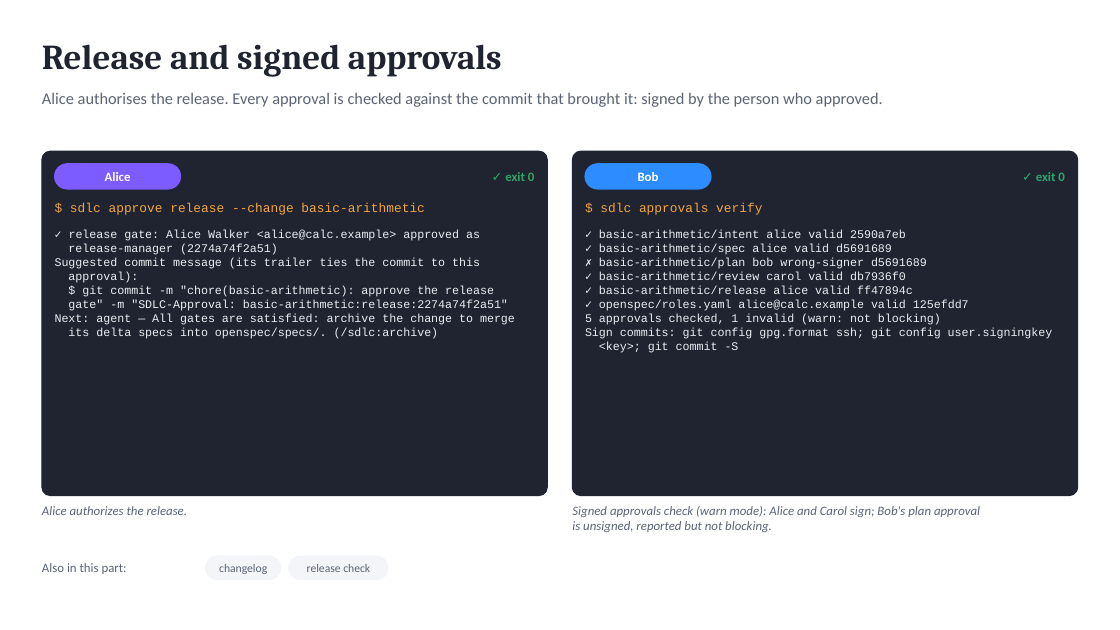
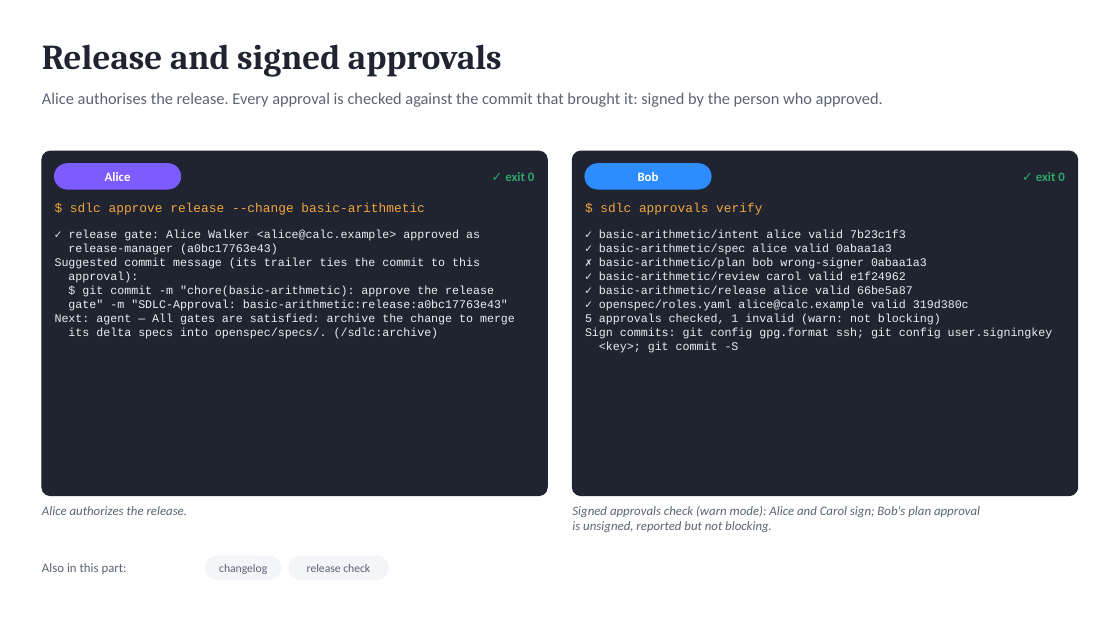
Before and after one commit to marin-ai-tech/sdlc, a slide deck: slide 13 of docs/demo/sdlc-calculator-demo.en.pptx. Drawn at 1120x630 pixels with LibreOffice and Linux fonts; fonts in the diff are those of the drawing. Boxes give left, top, right and bottom in pixels: in the first picture for what was removed or moved away, otherwise in the second. Text is boxed around its words. In the diff, an @@ line names an element or a change of style, - is before the commit and + after.

```diff
--- a/docs/demo/sdlc-calculator-demo.en.pptx
+++ b/docs/demo/sdlc-calculator-demo.en.pptx
@@ text at box(599, 230, 969, 311): text changed @@
-✓ basic-arithmetic/intent alice valid 2590a7eb
-✓ basic-arithmetic/spec alice valid d5691689
-✗ basic-arithmetic/plan bob wrong-signer d5691689
-✓ basic-arithmetic/review carol valid db7936f0
-✓ basic-arithmetic/release alice valid ff47894c
-✓ openspec/roles.yaml alice@calc.example valid 125efdd7
+✓ basic-arithmetic/intent alice valid 7b23c1f3
+✓ basic-arithmetic/spec alice valid 0abaa1a3
+✗ basic-arithmetic/plan bob wrong-signer 0abaa1a3
+✓ basic-arithmetic/review carol valid e1f24962
+✓ basic-arithmetic/release alice valid 66be5a87
+✓ openspec/roles.yaml alice@calc.example valid 319d380c
@@ text at box(68, 244, 278, 255): text changed @@
-release-manager (2274a74f2a51)
+release-manager (a0bc17763e43)
@@ text at box(68, 300, 508, 311): text changed @@
-gate" -m "SDLC-Approval: basic-arithmetic:release:2274a74f2a51"
+gate" -m "SDLC-Approval: basic-arithmetic:release:a0bc17763e43"
```
Also in this commit, not shown: 4 other slides changed, 44 other files.
